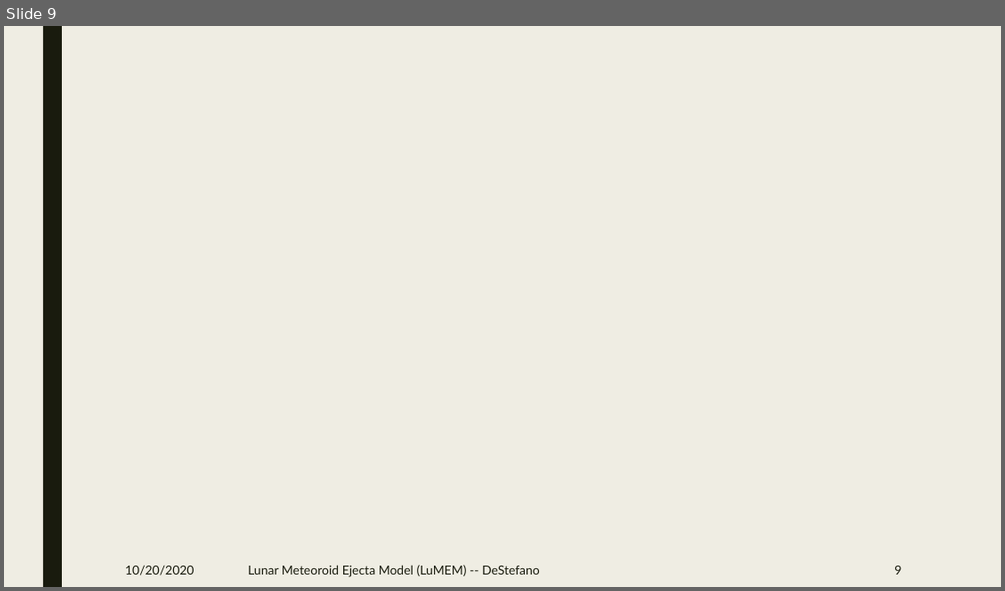
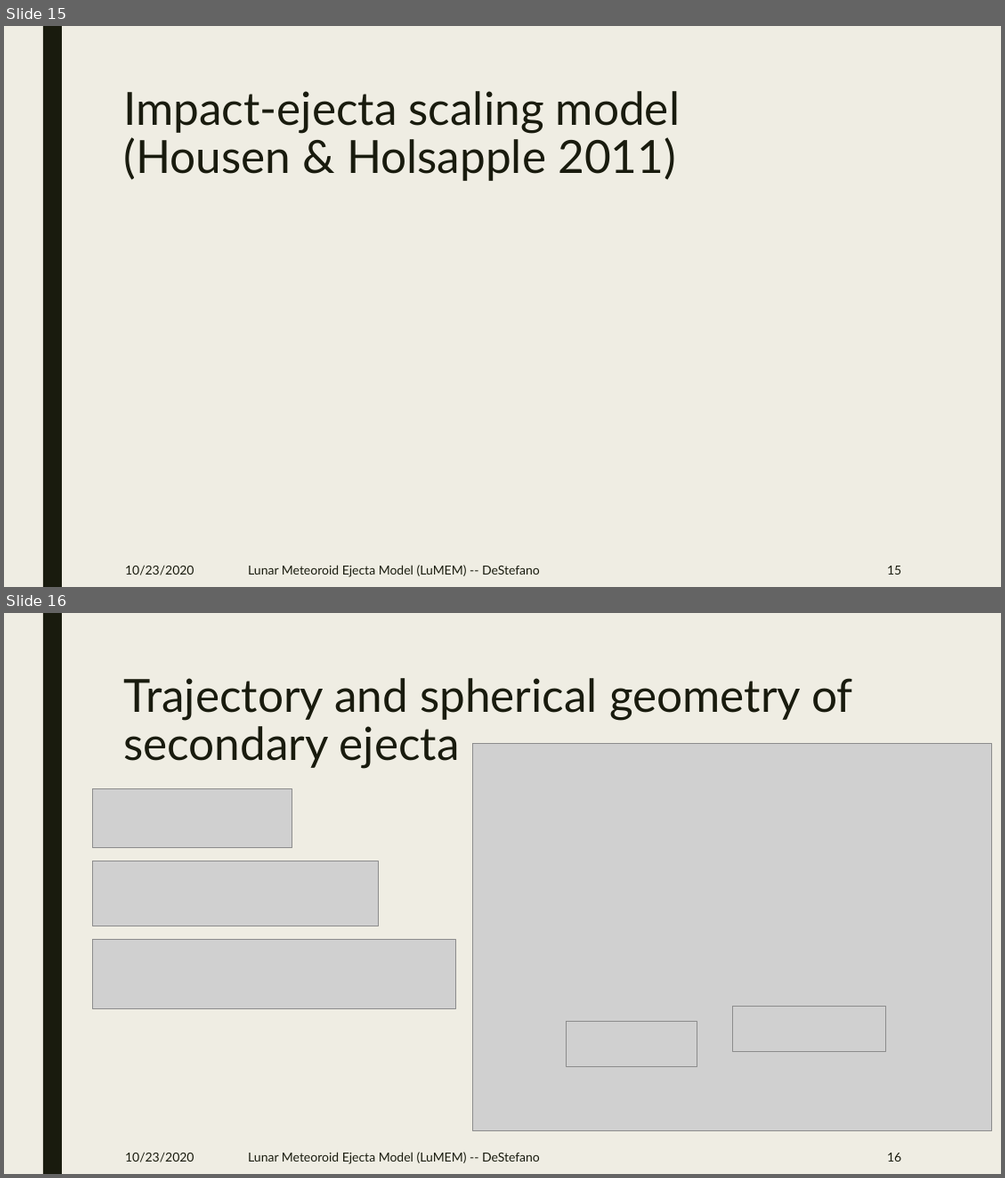
Before and after one commit to pmbremner/LunarEjecta, a slide deck: Presentation/Lunar_Secondary_Ejecta_Model.pptx. Shown one above the other, each under a label of ours: slide 9 before the commit, slides 15 and 16 after it. The pictures are 1005x591 and 1005x1178 pixels, drawn with LibreOffice and Linux fonts; fonts in the diff are those of the drawing; grey boxes stand for pictures. Boxes give left, top, right and bottom in pixels: in the first picture for what was removed or moved away, otherwise in the second. Text is boxed around its words. In the diff, an @@ line names an element or a change of style, - is before the commit and + after.

```diff
--- a/Presentation/Lunar_Secondary_Ejecta_Model.pptx
+++ b/Presentation/Lunar_Secondary_Ejecta_Model.pptx
@@ slide 16 added at (4,613,1001,1174), background #EFEDE3; not listed: 1 template element that a slide beside it also shows @@
@@ title added at (123,678,853,769), 44 pt, text #191B0E @@
+Trajectory and spherical geometry of secondary ejecta
@@ picture added at (473,743,992,1131) @@
@@ picture added at (92,788,291,847) @@
@@ picture added at (92,860,378,926) @@
@@ picture added at (92,940,455,1009) @@
@@ picture added at (732,1005,886,1051) @@
@@ picture added at (566,1022,697,1066) @@
@@ text added at (125,1151,194,1162), 12 pt, text #191B0E @@
+10/23/2020
@@ text added at (248,1151,540,1164), 12 pt, text #191B0E @@
+Lunar Meteoroid Ejecta Model (LuMEM) -- DeStefano
@@ page number added at (887,1152,901,1161), 12 pt, text #191B0E @@
+16
@@ what was slide 9 is now slide 15 @@
@@ slide 15 changed as well @@
@@ title added at (123,91,680,181), 44 pt, text #191B0E @@
+Impact-ejecta scaling model
+(Housen & Holsapple 2011)
@@ text at (125,564,194,575): text changed @@
-10/20/2020
+10/23/2020
@@ page number at (887,565,901,574): text changed @@
-9
+15
```
Also in this commit, not shown: 12 other slides changed, 9 other slides added, 7 other files.
